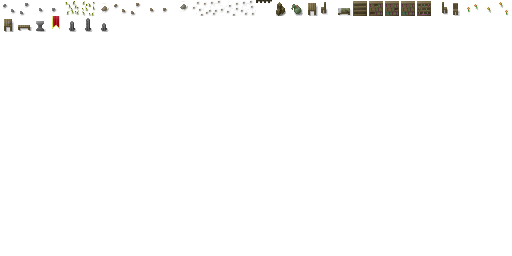
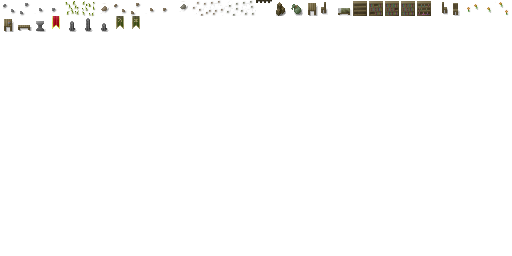
Layers edited between the first and the second 512×256 image:
painted on "shade" over [left=116, top=16, right=140, bottom=29]
